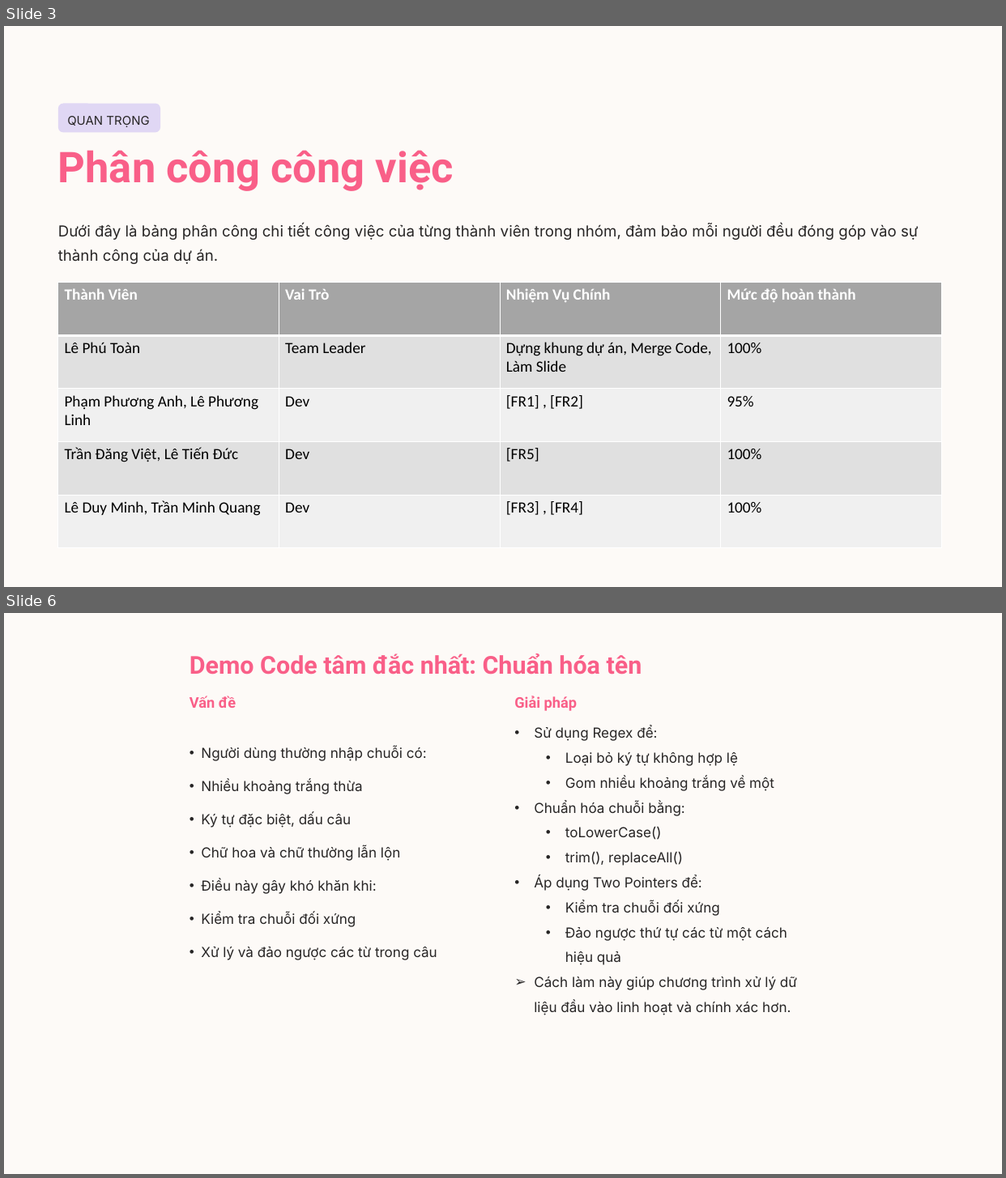
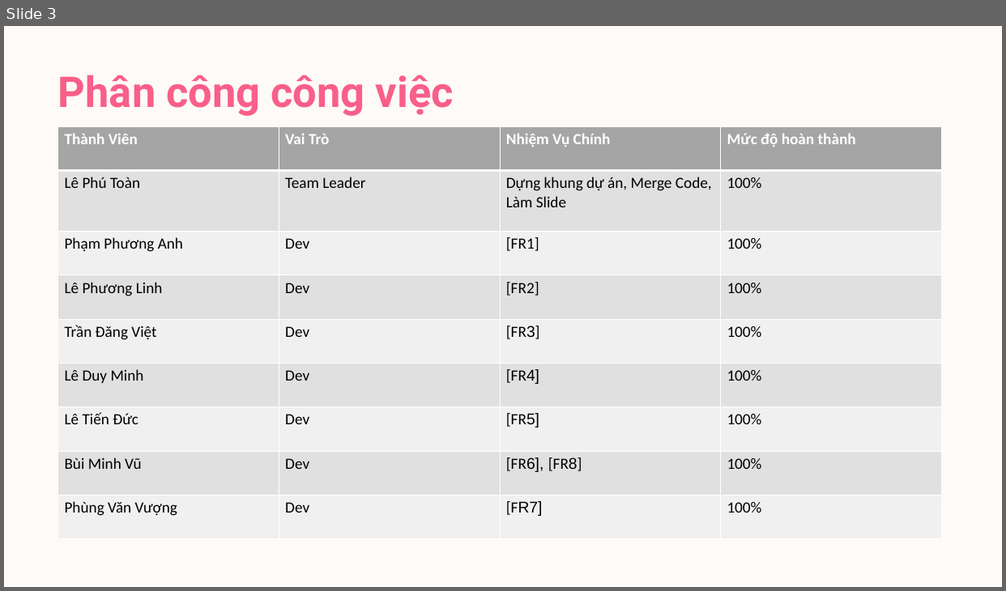
Before and after one commit to letoan0902/Java_Fundamental, a slide deck: BAO-CAO-MINI-PROJECT-SESSION-05-JAVA-CORE.pptx. Shown one above the other, each under a label of ours: slides 3 and 6 before the commit, slide 3 after it; the slides between them are not shown. The pictures are 1006x1178 and 1006x591 pixels, drawn with LibreOffice and Linux fonts; fonts in the diff are those of the drawing; background and template pictures are left out. Boxes give left, top, right and bottom in pixels: in the first picture for what was removed or moved away, otherwise in the second. Text is boxed around its words. In the diff, an @@ line names an element or a change of style, - is before the commit and + after.

```diff
--- a/BAO-CAO-MINI-PROJECT-SESSION-05-JAVA-CORE.pptx
+++ b/BAO-CAO-MINI-PROJECT-SESSION-05-JAVA-CORE.pptx
@@ slide 6 removed at (4,613,1002,1174), background #FFFFFF; not listed: 1 template element that a slide beside it also shows @@
@@ text removed at (189,653,642,675) @@
-Demo Code tâm đắc nhất: Chuẩn hóa tên
@@ text removed at (189,696,236,708) @@
-Vấn đề
@@ text removed at (514,696,577,711) @@
-Giải pháp
@@ text removed at (534,726,797,1016) @@
-• Sử dụng Regex để:
-  • Loại bỏ ký tự không hợp lệ
-  • Gom nhiều khoảng trắng về một
-• Chuẩn hóa chuỗi bằng:
-  • toLowerCase()
-  • trim(), replaceAll()
-• Áp dụng Two Pointers để:
-  • Kiểm tra chuỗi đối xứng
-  • Đảo ngược thứ tự các từ một cách hiệu quả
-➢ Cách làm này giúp chương trình xử lý dữ liệu đầu vào linh hoạt và chính xác hơn.
@@ text removed at (201,746,437,960) @@
-• Người dùng thường nhập chuỗi có:
-• Nhiều khoảng trắng thừa
-• Ký tự đặc biệt, dấu câu
-• Chữ hoa và chữ thường lẫn lộn
-• Điều này gây khó khăn khi:
-• Kiểm tra chuỗi đối xứng
-• Xử lý và đảo ngược các từ trong câu
@@ slide 3 changed as well @@
@@ text "Phân công công việc": place and size @@
-text "Phân công công việc" at (58,150,454,191)
+text "Phân công công việc" at (58,75,454,116)
@@ rounded rectangle removed at (58,103,160,133) @@
@@ text removed at (67,116,149,127) @@
-QUAN TRỌNG
@@ table at (58,126,941,539) @@
-row 3: Phạm Phương Anh, Lê Phương Linh | Dev | [FR1] , [FR2] | 95%
-row 4: Trần Đăng Việt, Lê Tiến Đức | Dev | [FR5] | 100%
-row 5: Lê Duy Minh, Trần Minh Quang | Dev | [FR3] , [FR4] | 100%
+row 3: Phạm Phương Anh | Dev | [FR1] | 100%
+row 4: Lê Phương Linh | Dev | [FR2] | 100%
+row 5: Trần Đăng Việt | Dev | [FR3] | 100%
+row 6: Lê Duy Minh | Dev | [FR4] | 100%
+row 7: Lê Tiến Đức | Dev | [FR5] | 100%
+row 8: Bùi Minh Vũ | Dev | [FR6], [FR8] | 100%
+row 9: Phùng Văn Vượng | Dev | [FR7] | 100%
@@ table: place and size @@
-table at (58,282,941,548)
+table at (58,126,941,539)
@@ text removed at (58,224,918,264) @@
-Dưới đây là bảng phân công chi tiết công việc của từng thành viên trong nhóm, đảm bảo mỗi người đều đóng góp vào sự thành công của dự án.
```
Also in this commit, not shown: 6 other slides changed, 2 slides added, 1 other slide removed, 5 other files.
